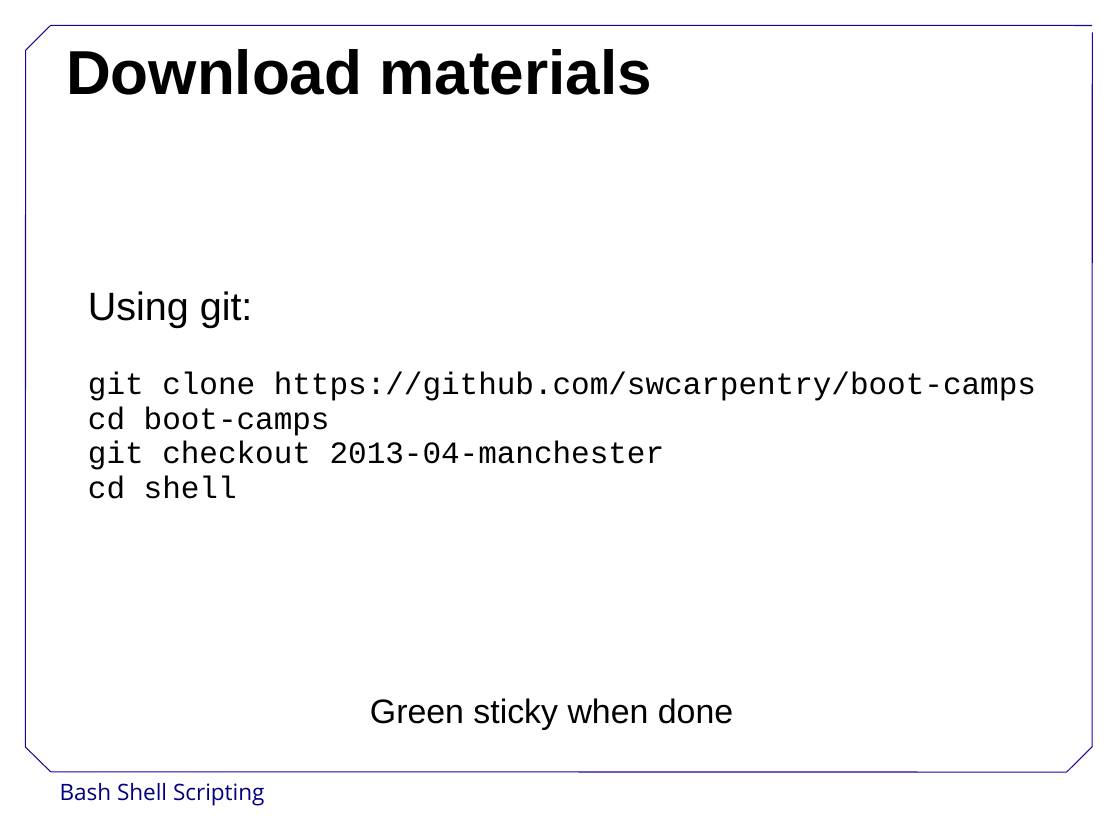
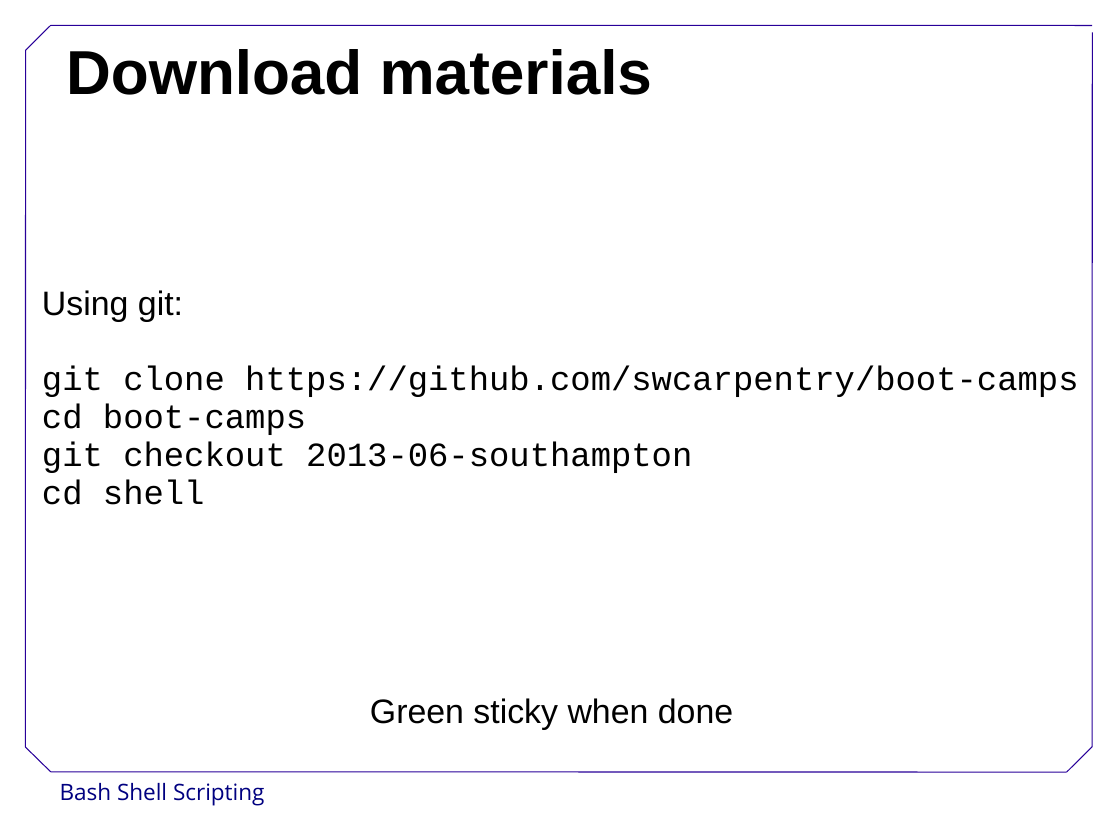
Before and after one commit to swcarpentry/DEPRECATED-boot-camps, a slide deck: slide 6 of instructor-shell/BashShellScripting.odp. Drawn at 1120x840 pixels with LibreOffice and Linux fonts; fonts in the diff are those of the drawing; background and template pictures are left out. Boxes give left, top, right and bottom in pixels: in the first picture for what was removed or moved away, otherwise in the second. Text is boxed around its words. In the diff, an @@ line names an element or a change of style, - is before the commit and + after.

Commit message:
Updated shell doc and odp for southampton

```diff
--- a/instructor-shell/BashShellScripting.odp
+++ b/instructor-shell/BashShellScripting.odp
@@ text "Using git:": place and size @@
-text "Using git:" at <box>88,291,1036,499</box>
+text "Using git:" at <box>42,290,1078,505</box>
@@ text at <box>42,290,1078,505</box>: size 28 to 24 pt in "Using git:"; size 22 to 24 pt in "git clone https://github.com/swcarpentry/boot-camps", "cd boot-camps", "cd shell" @@
@@ text at <box>42,441,692,473</box>: text changed; size 22 to 24 pt @@
-git checkout 2013-04-manchester
+git checkout 2013-06-southampton
```
Also in this commit, not shown: 1 other file.
